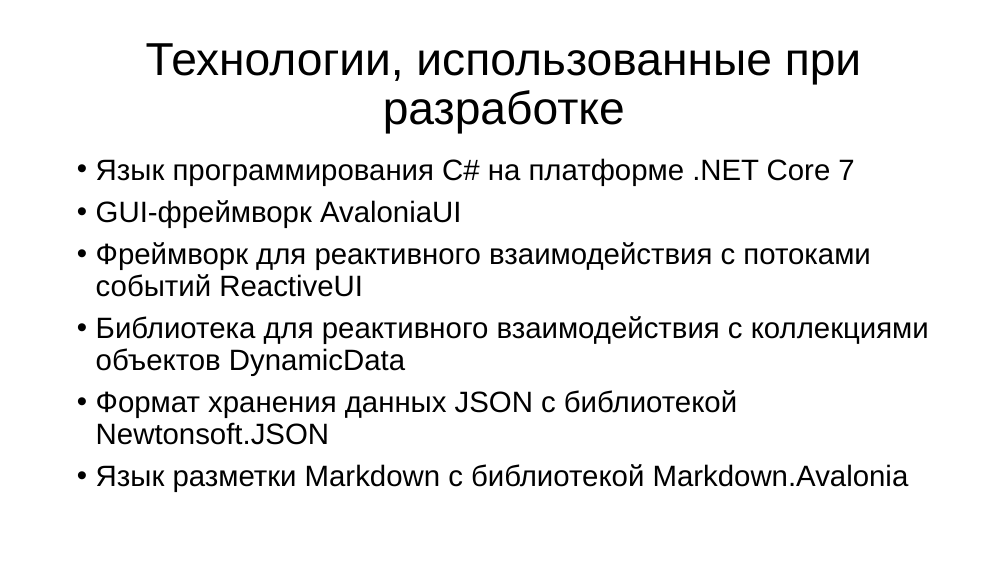
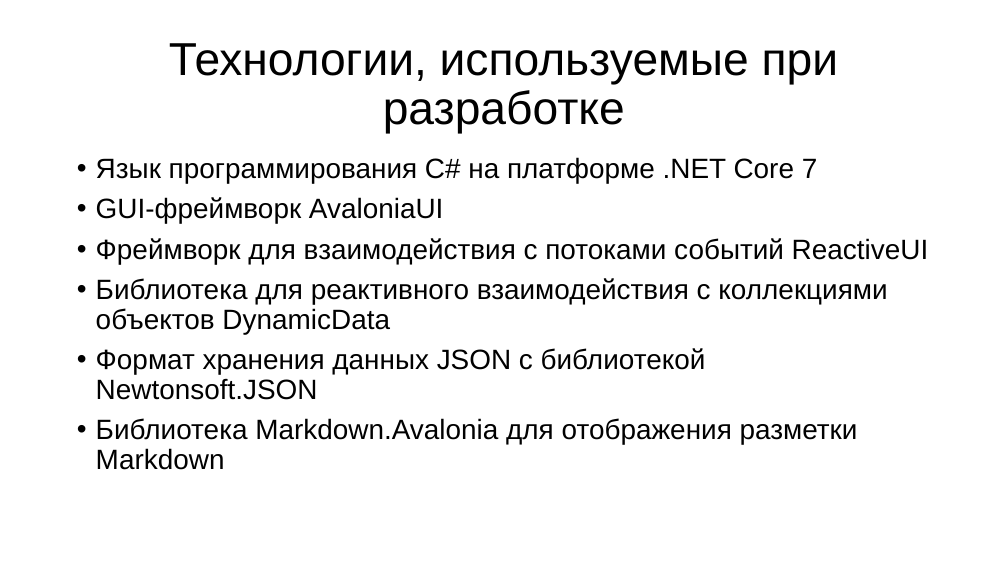
Before and after one commit to ShinyZero0/project, a slide deck: slide 9 of Melnik-Pavel-11A.pptx (slide 4 before the commit). Drawn at 1008x567 pixels with LibreOffice and Linux fonts; fonts in the diff are those of the drawing. Boxes give left, top, right and bottom in pixels: in the first picture for what was removed or moved away, otherwise in the second. Text is boxed around its words. In the diff, an @@ line names an element or a change of style, - is before the commit and + after.

```diff
--- a/Melnik-Pavel-11A.pptx
+++ b/Melnik-Pavel-11A.pptx
@@ title at [169, 43, 838, 134]: text changed @@
-Технологии, использованные при разработке
+Технологии, используемые при разработке
@@ text at [96, 157, 887, 400]: size 28 to 26.6 pt in "Язык программирования C# на платформе .NET Core ...", "GUI-фреймворк AvaloniaUI", "Библиотека для реактивного взаимодействия с коллекциями объе ...", "Формат хранения данных JSON с библиотекой Newtonsoft.JSON"; line spacing 0.9 to 0.89 @@
@@ text at [96, 238, 929, 264]: text changed; size 28 to 26.6 pt @@
-• Фреймворк для реактивного взаимодействия с потоками событий ReactiveUI
+• Фреймворк для взаимодействия с потоками событий ReactiveUI
@@ text at [96, 418, 858, 470]: text changed; size 28 to 26.6 pt @@
-• Язык разметки Markdown с библиотекой Markdown.Avalonia
+• Библиотека Markdown.Avalonia для отображения разметки Markdown
```
Also in this commit, not shown: 3 other slides changed, 12 slides added.
